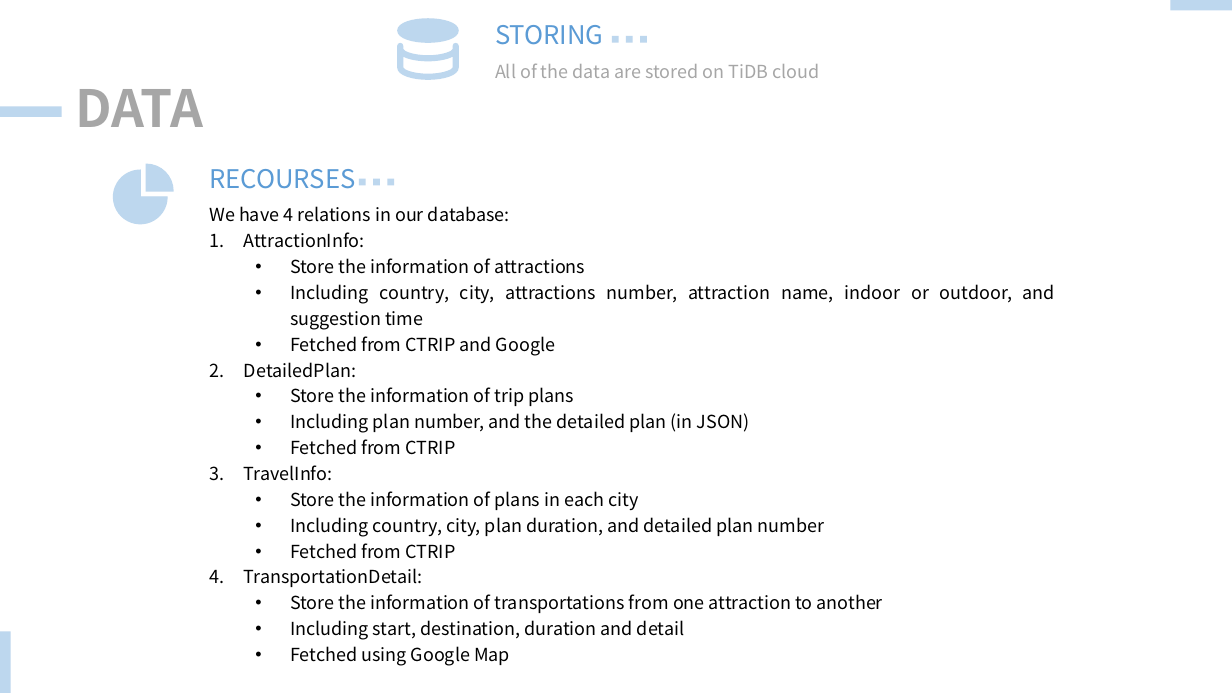
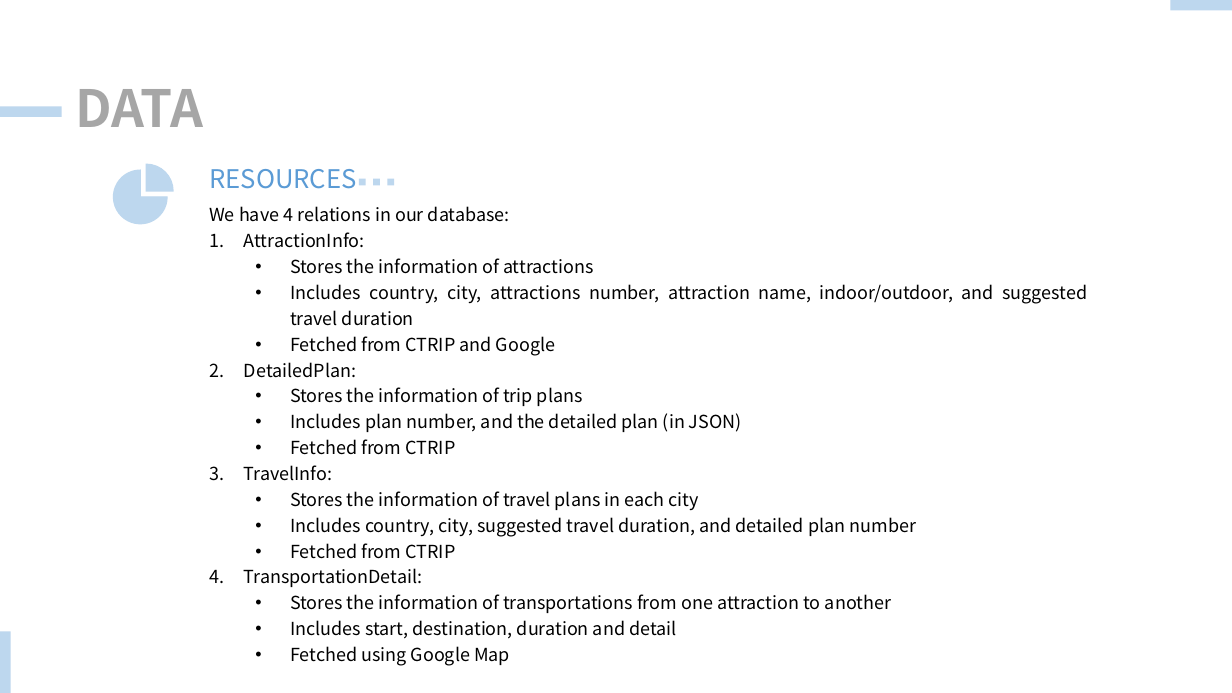
Before and after one commit to 1220780980/TiDB-Hack-Traveling-AI, a slide deck: slide 4 of Presentation.pptx. Drawn at 1232x693 pixels with LibreOffice and Linux fonts; fonts in the diff are those of the drawing. Boxes give left, top, right and bottom in pixels: in the first picture for what was removed or moved away, otherwise in the second. Text is boxed around its words. In the diff, an @@ line names an element or a change of style, - is before the commit and + after.

```diff
--- a/Presentation.pptx
+++ b/Presentation.pptx
@@ freeform shape removed at [397,18,459,80] @@
@@ text removed at [495,25,604,45] @@
-STORING
@@ rectangle removed at [612,36,618,43] @@
@@ rectangle removed at [626,36,632,43] @@
@@ rectangle removed at [640,36,647,43] @@
@@ text removed at [495,63,819,78] @@
-All of the data are stored on TiDB cloud
@@ text at [209,169,357,189]: text changed @@
-RECOURSES
+RESOURCES
@@ text at [290,258,1087,326]: text changed @@
-  • Store the information of attractions
-  • Including country, city, attractions number, attraction name, indoor or outdoor, and suggestion time
+  • Stores the information of attractions
+  • Includes country, city, attractions number, attraction name, indoor/outdoor, and suggested travel duration
@@ text at [290,387,742,432]: text changed @@
-  • Store the information of trip plans
-  • Including plan number, and the detailed plan (in JSON)
+  • Stores the information of trip plans
+  • Includes plan number, and the detailed plan (in JSON)
@@ text at [290,491,916,537]: text changed @@
-  • Store the information of plans in each city
-  • Including country, city, plan duration, and detailed plan number
+  • Stores the information of travel plans in each city
+  • Includes country, city, suggested travel duration, and detailed plan number
@@ text at [290,594,891,639]: text changed @@
-  • Store the information of transportations from one attraction to another
-  • Including start, destination, duration and detail
+  • Stores the information of transportations from one attraction to another
+  • Includes start, destination, duration and detail
```
Also in this commit, not shown: 10 other slides changed, 7 other files.
